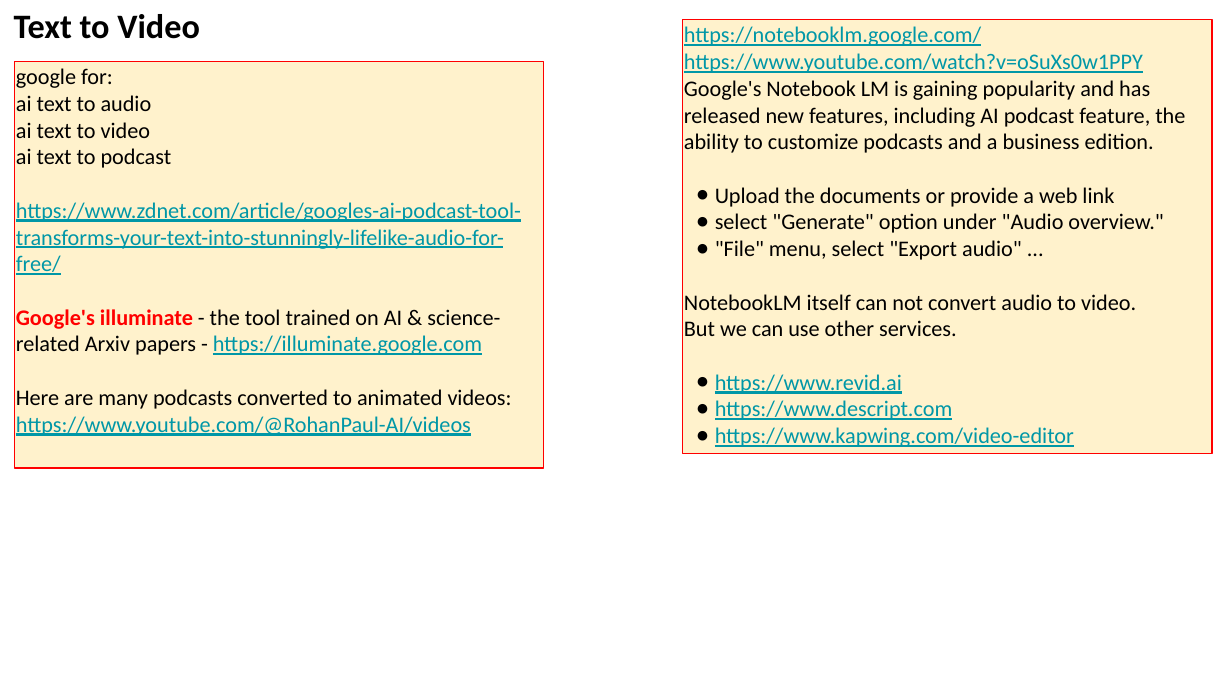
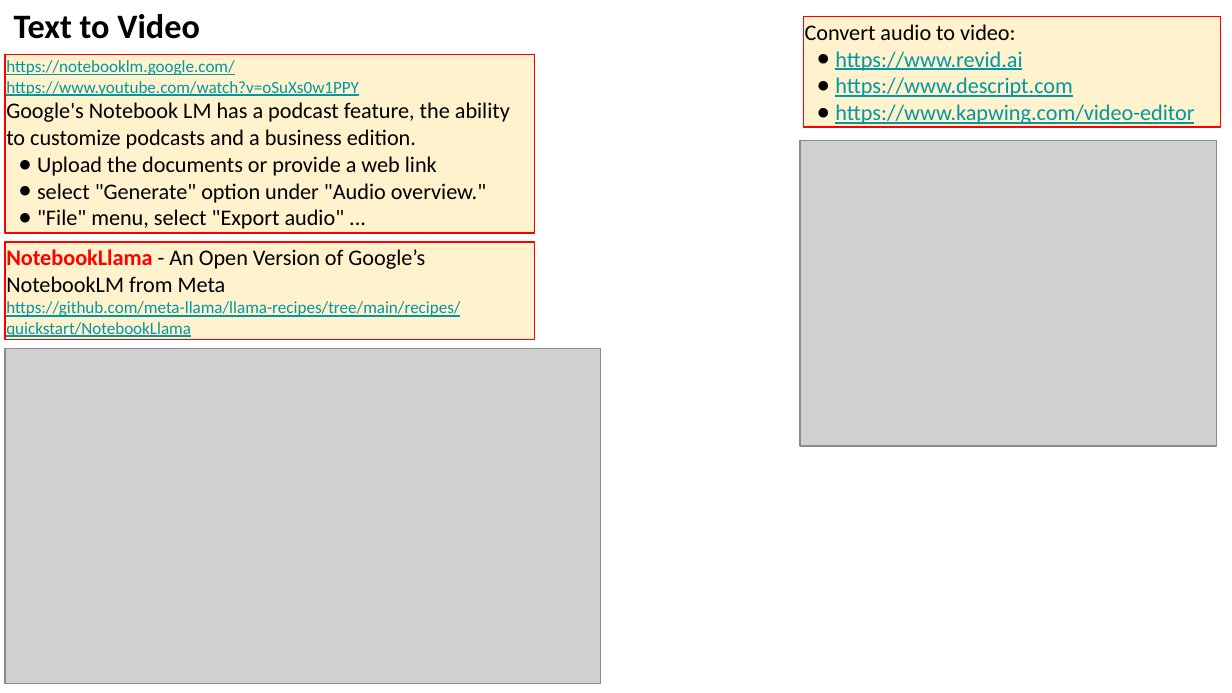
Before and after one commit to lselector/seminar, a slide deck: slide 11 of 2024/2024-11-01-AI-Updates.pptx (slide 7 before the commit). Drawn at 1232x693 pixels with LibreOffice and Linux fonts; fonts in the diff are those of the drawing; grey boxes stand for pictures. Boxes give left, top, right and bottom in pixels: in the first picture for what was removed or moved away, otherwise in the second. Text is boxed around its words. In the diff, an @@ line names an element or a change of style, - is before the commit and + after.

Commit message:
update

```diff
--- a/2024/2024-11-01-AI-Updates.pptx
+++ b/2024/2024-11-01-AI-Updates.pptx
@@ rectangle added at box(803, 17, 1220, 128), fill #FFF2CC, outline #FF0000 0.75 pt, 13 pt, text #0097A7, underline @@
+Convert audio to video:
+● https://www.revid.ai
+● https://www.descript.com
+● https://www.kapwing.com/video-editor
@@ rectangle "https://notebooklm.google.com/": place and size @@
-rectangle "https://notebooklm.google.com/" at box(683, 20, 1212, 453)
+rectangle "https://notebooklm.google.com/" at box(5, 54, 535, 233)
@@ text in rectangle at box(6, 60, 359, 96): size 13 to 10 pt in "https://notebooklm.google.com/", "https://www.youtube.com/watch?v=oSuXs0w1PPY" @@
@@ rectangle removed at box(15, 62, 545, 468) @@
-google for:
-ai text to audio
-ai text to video
-ai text to podcast
-https://www.zdnet.com/article/googles-ai-podcast-tool-transforms-your-text-into-stunningly-lifelike-audio-for-free/
-Google's illuminate - the tool trained on AI & science-related Arxiv papers - https://illuminate.google.com
-Here are many podcasts converted to animated videos:
-https://www.youtube.com/@RohanPaul-AI/videos
@@ text in rectangle at box(6, 102, 510, 149): text changed @@
-Google's Notebook LM is gaining popularity and has released new features, including AI podcast feature, the ability to customize podcasts and a business edition.
+Google's Notebook LM has a podcast feature, the ability to customize podcasts and a business edition.
@@ picture added at box(800, 140, 1216, 446) @@
@@ rectangle added at box(5, 241, 535, 339), fill #FFF2CC, outline #FF0000 0.75 pt, 10 pt, text #0097A7, underline @@
+NotebookLlama - An Open Version of Google’s NotebookLM from Meta
+https://github.com/meta-llama/llama-recipes/tree/main/recipes/quickstart/NotebookLlama
@@ text in rectangle at box(684, 294, 1136, 447): paragraphs removed @@
-NotebookLM itself can not convert audio to video.
-But we can use other services.
-● https://www.revid.ai
-● https://www.descript.com
-● https://www.kapwing.com/video-editor
@@ picture added at box(5, 349, 600, 684) @@
```
Also in this commit, not shown: 8 other slides changed, 5 slides added.
